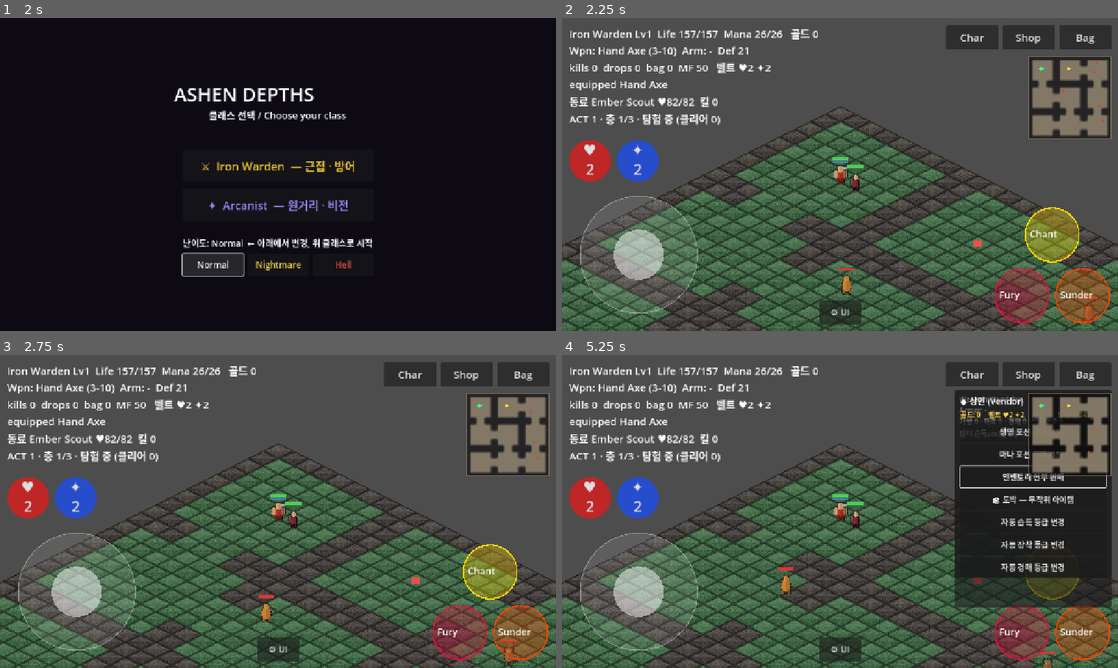
Above: before the commit, frames 1-4 (two rows, left to right).
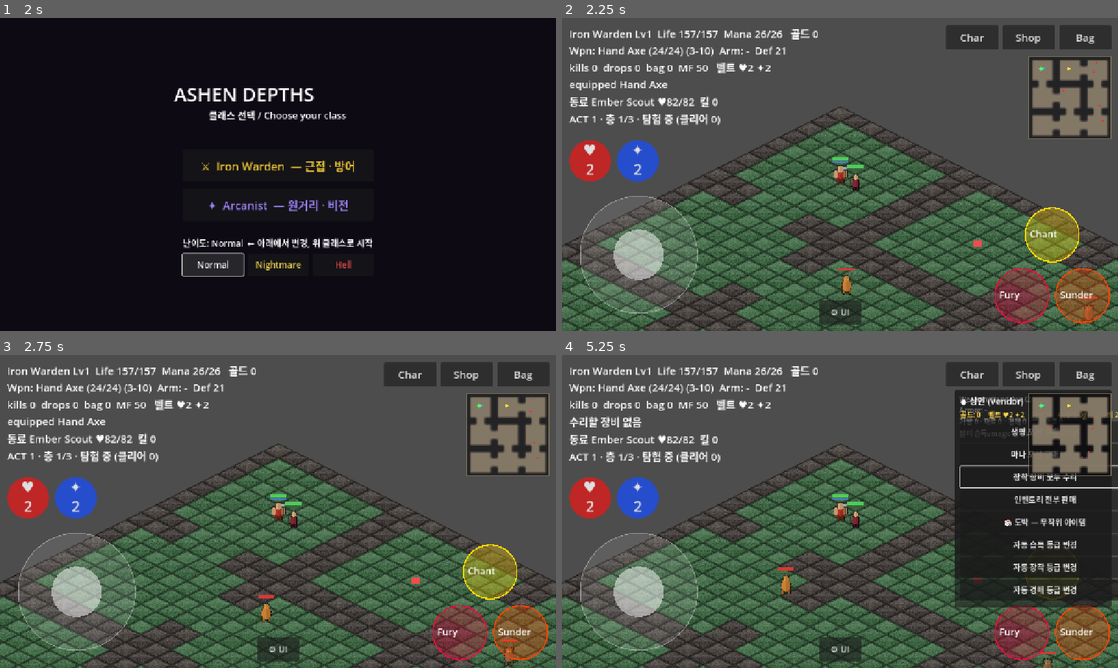
Above: after the commit, the same moments.

Repository: jflakeee/diablo
Game: Godot game, scene res://main.tscn
The game is run twice, just before and just after one commit, with the same random seed, the same clock (stepped at 60 frames per second) and the same inputs.
Inputs (mouse positions are in pixels of both pictures, inside the frame that each line leads up to):
- Up to frame 1 (2 s): click "Normal" at 0.5 s; click "Normal" at 1.25 s
- Up to frame 2 (2.25 s): click "⚔ Iron Warden — 근접 · 방어" at 2 s
- Up to frame 3 (2.75 s): no input
- Up to frame 4 (5.25 s): click "Bag" at 2.75 s; click "Shop" at 3.5 s; click (1045, 477) at 4.25 s, where only the run after the commit has a clickable "장착 장비 모두 수리"; click "생명 포션 구매 (45g)" at 5 s

Frame 1 is identical in both runs. In frame 2, 0.3% of the frame differs, in the area x 16-41%, y 8-13%; in frame 3, 0.3%; in frame 4, 3.9%, in the area x 1-100%, y 8-79%.

Commit message:
Implement equipment durability and repairs

Diff:
--- a/prototype/game_dungeon/item.gd
+++ b/prototype/game_dungeon/item.gd
@@ -82,6 +82,8 @@
 		"name": String(base["name"]), "slot": String(base["slot"]), "quality": quality, "ilvl": ilvl,
 		"dmin": int(base.get("dmin", 0)), "dmax": int(base.get("dmax", 0)),
 		"defense": int(base.get("defense", 0)),
+		"durability_max": 24 if String(base["slot"]) == "weapon" else 32,
+		"durability": 24 if String(base["slot"]) == "weapon" else 32,
 		"affixes": {}, "prefix": "", "suffix": "",
 	}
 	if quality == "normal":
@@ -163,6 +165,39 @@
 		return Color(0.72, 0.55, 0.28)   # 유니크 금갈색
 	return Color(0.85, 0.85, 0.85)
 
+# 구형 저장에는 내구도 필드가 없다. 해당 아이템은 완전 수리 상태로 간주한다.
+static func durability_max(it: Dictionary) -> int:
+	return maxi(1, int(it.get("durability_max", 24 if String(it.get("slot", "")) == "weapon" else 32)))
+
+static func durability(it: Dictionary) -> int:
+	return clampi(int(it.get("durability", durability_max(it))), 0, durability_max(it))
+
+static func is_broken(it: Dictionary) -> bool:
+	return not it.is_empty() and durability(it) <= 0
+
+static func lose_durability(it: Dictionary, amount: int = 1) -> bool:
+	if it.is_empty() or amount <= 0:
+		return false
+	var was_broken := is_broken(it)
+	it["durability_max"] = durability_max(it)
+	it["durability"] = maxi(0, durability(it) - amount)
+	return not was_broken and is_broken(it)
+
+static func repair_cost(it: Dictionary) -> int:
+	if it.is_empty():
+		return 0
+	var missing := durability_max(it) - durability(it)
+	var quality_multiplier: int = int({"normal": 1, "magic": 2, "rare": 3, "unique": 5}.get(String(it.get("quality", "normal")), 1))
+	return missing * int(quality_multiplier) * maxi(1, 1 + int(it.get("ilvl", 1)) / 5)
+
+static func repair(it: Dictionary) -> int:
+	if it.is_empty():
+		return 0
+	var cost := repair_cost(it)
+	it["durability_max"] = durability_max(it)
+	it["durability"] = durability_max(it)
+	return cost
+
 # ── 소켓/룬워드 (Phase 4) ──
 static func make_socketed(base: Dictionary, sockets: int) -> Dictionary:
 	var it := generate(null, base, 1, "normal")
@@ -181,6 +216,8 @@
 # 유효 스탯 = 베이스 접사 + 소켓(보석/룬) + 룬워드(순서·소켓수 일치 시)
 static func effective_affixes(it: Dictionary) -> Dictionary:
 	var out := {}
+	if is_broken(it):
+		return out
 	for k in it.get("affixes", {}):
 		out[k] = int(it["affixes"][k])
 	var slot := String(it["slot"])
--- a/prototype/game_dungeon/main.gd
+++ b/prototype/game_dungeon/main.gd
@@ -1284,6 +1284,7 @@
 		if CombatLib.roll_hit(_rng, m.attack_rating, _player.defense, m.level, _player.level):
 			var dmg := CombatLib.physical_damage(_rng, m.dmg_min, m.dmg_max, 0.0)
 			_player.take_damage(dmg)
+			_damage_armor()
 			_spawn_text(_player.position, str(dmg), Color(1, 0.6, 0.2))
 			_apply_enchant(m)
 		m.attack_cd = 1.6
@@ -1314,6 +1315,7 @@
 	if CombatLib.roll_hit(_rng, m.attack_rating, _player.defense, m.level, _player.level):
 		var dmg := CombatLib.physical_damage(_rng, m.dmg_min, m.dmg_max, 0.0)
 		_player.take_damage(dmg)
+		_damage_armor()
 		_spawn_text(_player.position, str(dmg), Color(1, 0.3, 0.3))
 
 func _boss_nova(m: ActorScript) -> void:
@@ -1438,8 +1440,8 @@
 	for m in _monsters:
 		if m.alive:
 			alive_cnt += 1
-	var wn := Item.display_name(_equipped["weapon"]) if not _equipped["weapon"].is_empty() else "-"
-	var an := Item.display_name(_equipped["armor"]) if not _equipped["armor"].is_empty() else "-"
+	var wn := _equipped_label("weapon")
+	var an := _equipped_label("armor")
 	var elapsed := float(Time.get_ticks_msec() - _run_start) / 1000.0
 	_hud.text = "%s Lv%d  Life %d/%d  Mana %d/%d   골드 %d\nWpn: %s (%d-%d)  Arm: %s  Def %d\nkills %d  drops %d  bag %d  MF %d   벨트 ♥%d ✦%d\n%s" % [
 		_player.actor_name, _player.level, _player.life, _player.max_life, _player.mana, _player.max_mana, _gold,
@@ -1686,6 +1688,8 @@
 		_hits += 1
 		_play_sfx("hit")
 		var dmg := CombatLib.physical_damage(_rng, _player.dmg_min, _player.dmg_max, dmg_bonus)
+		if Item.lose_durability(_equipped["weapon"]):
+			_recompute_player()
 		var crit := CombatLib.roll_deadly_strike(_rng, Skills.discipline_deadly_strike(m_lvl))
 		if crit:
 			dmg *= 2
@@ -1738,10 +1742,16 @@
 			return
 		var dmg := CombatLib.physical_damage(_rng, m.dmg_min, m.dmg_max, 0.0)
 		_player.take_damage(dmg)
+		_damage_armor()
 		_spawn_text(_player.position, str(dmg), Color(1, 0.4, 0.4))
 		_apply_enchant(m)
 	else:
 		_spawn_text(_player.position, "miss", Color(0.85, 0.85, 0.85))
+
+func _damage_armor() -> void:
+	if Item.lose_durability(_equipped["armor"]):
+		_recompute_player()
+		_combat_log = "방어구 파손"
 
 # 유니크 인챈트 원소 피해(피격 시) — 플레이어 저항 적용. 냉기는 슬로우.
 func _apply_enchant(m: ActorScript) -> void:
@@ -1791,8 +1801,10 @@
 	_eq = eq
 	var eff_dex := _player.stat_dex + int(eq["dex"])
 	var arm_def := int(_equipped["armor"]["defense"]) if not _equipped["armor"].is_empty() else 0
+	if Item.is_broken(_equipped["armor"]):
+		arm_def = 0
 	_player.defense = CombatLib.character_defense(eff_dex, 15) + arm_def + int(eq["def"])
-	if not _equipped["weapon"].is_empty():
+	if not _equipped["weapon"].is_empty() and not Item.is_broken(_equipped["weapon"]):
 		_player.dmg_min = int(_equipped["weapon"]["dmin"])
 		_player.dmg_max = int(_equipped["weapon"]["dmax"])
 	else:
@@ -2028,6 +2040,7 @@
 	vb.add_child(_vendor_gold_lbl)
 	_vendor_btn(vb, "생명 포션 구매 (%dg)" % COST_HP_POT, func(): _buy_potion("health"))
 	_vendor_btn(vb, "마나 포션 구매 (%dg)" % COST_MP_POT, func(): _buy_potion("mana"))
+	_vendor_btn(vb, "장착 장비 모두 수리", func(): _repair_equipped())
 	_vendor_btn(vb, "인벤토리 전부 판매", func(): _sell_all())
 	_vendor_btn(vb, "🎲 도박 — 무작위 아이템", func(): _gamble())
 	_vendor_btn(vb, "자동 습득 등급 변경", func(): _cycle_automation("pickup_min"))
@@ -2136,7 +2149,26 @@
 
 func _refresh_vendor() -> void:
 	if _vendor_gold_lbl:
-		_vendor_gold_lbl.text = "골드: %d    벨트 ♥%d ✦%d    가방 %d    도박비 %dg" % [_gold, _belt_hp, _belt_mp, _inventory.size(), _gamble_cost()]
+		_vendor_gold_lbl.text = "골드: %d    벨트 ♥%d ✦%d    가방 %d    수리비 %dg    도박비 %dg" % [_gold, _belt_hp, _belt_mp, _inventory.size(), _repair_equipped_cost(), _gamble_cost()]
+
+func _repair_equipped_cost() -> int:
+	return Item.repair_cost(_equipped["weapon"]) + Item.repair_cost(_equipped["armor"])
+
+func _repair_equipped() -> void:
+	var cost := _repair_equipped_cost()
+	if cost <= 0:
+		_combat_log = "수리할 장비 없음"
+		return
+	if _gold < cost:
+		_combat_log = "골드 부족 (수리 %dg)" % cost
+		return
+	_gold -= cost
+	Item.repair(_equipped["weapon"])
+	Item.repair(_equipped["armor"])
+	_recompute_player()
+	_combat_log = "장비 수리 완료 (-%dg)" % cost
+	_rebuild_inv()
+	_refresh_vendor()
 
 func _buy_potion(ptype: String) -> void:
 	var cost := COST_HP_POT if ptype == "health" else COST_MP_POT
@@ -2193,13 +2225,19 @@
 	_rebuild_inv()
 	_refresh_vendor()
 
+func _equipped_label(slot: String) -> String:
+	var it: Dictionary = _equipped[slot]
+	if it.is_empty():
+		return "-"
+	return "%s (%d/%d)%s" % [Item.display_name(it), Item.durability(it), Item.durability_max(it), " 파손" if Item.is_broken(it) else ""]
+
 func _rebuild_inv() -> void:
 	if _inv_vbox == null:
 		return
 	for c in _inv_vbox.get_children():
 		c.queue_free()
-	var wn := Item.display_name(_equipped["weapon"]) if not _equipped["weapon"].is_empty() else "-"
-	var an := Item.display_name(_equipped["armor"]) if not _equipped["armor"].is_empty() else "-"
+	var wn := _equipped_label("weapon")
+	var an := _equipped_label("armor")
 	var head := Label.new()
 	head.text = "Weapon: %s\nArmor: %s\n가방 %d · 재료 %d · 경매 %d · 분해재료 %d\n필터 습득≥%s 장착≥%s 경매≥%s" % [wn, an, _inventory.size(), _automation.materials.size(), _automation.auctions.size(), _automation.salvage, _automation.pickup_min, _automation.equip_min, _automation.auction_min]
 	_inv_vbox.add_child(head)
--- a/prototype/game_dungeon/system_tests.gd
+++ b/prototype/game_dungeon/system_tests.gd
@@ -73,5 +73,13 @@
 	_check(Item.display_name(unique_item) == "Rift Cleaver (Hand Axe)", "unique identity", failures)
 	_check(int(unique_item["affixes"].get("ed", 0)) == 70, "unique fixed affix", failures)
 	_check(Item.quality_color("unique") == Color(0.72, 0.55, 0.28), "unique quality color", failures)
+	var durable_item := Item.generate(rng, Item.WEAPON_BASES[0], 10, "rare")
+	_check(Item.durability(durable_item) == 24 and not Item.is_broken(durable_item), "item initial durability", failures)
+	Item.lose_durability(durable_item, 24)
+	_check(Item.is_broken(durable_item) and Item.effective_affixes(durable_item).is_empty(), "broken item disabled", failures)
+	var expected_repair_cost := Item.repair_cost(durable_item)
+	_check(expected_repair_cost == 216 and Item.repair(durable_item) == expected_repair_cost and Item.durability(durable_item) == 24, "item repair cost", failures)
+	var legacy_item := {"slot": "armor", "quality": "normal", "ilvl": 1}
+	_check(Item.durability(legacy_item) == 32 and not Item.is_broken(legacy_item), "legacy item durability migration", failures)
 
-	return {"ok": failures.is_empty(), "checks": 25, "failures": failures}
+	return {"ok": failures.is_empty(), "checks": 29, "failures": failures}
Not shown, changed: docs/SYSTEM_TEST_MATRIX.md
Not shown, changed: prototype/game_dungeon/README.md
